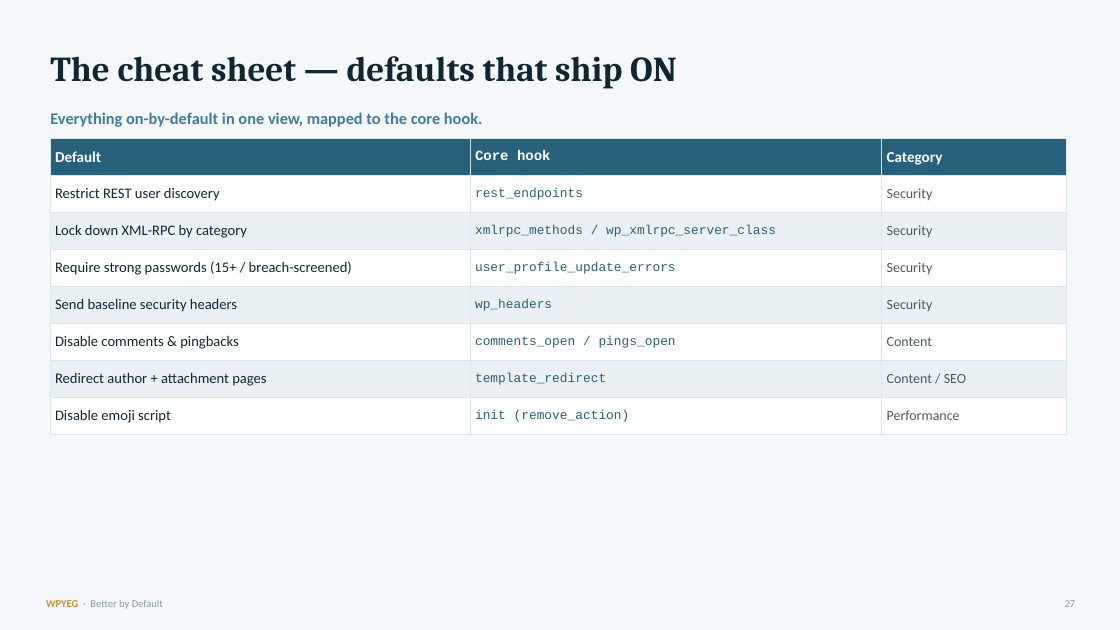
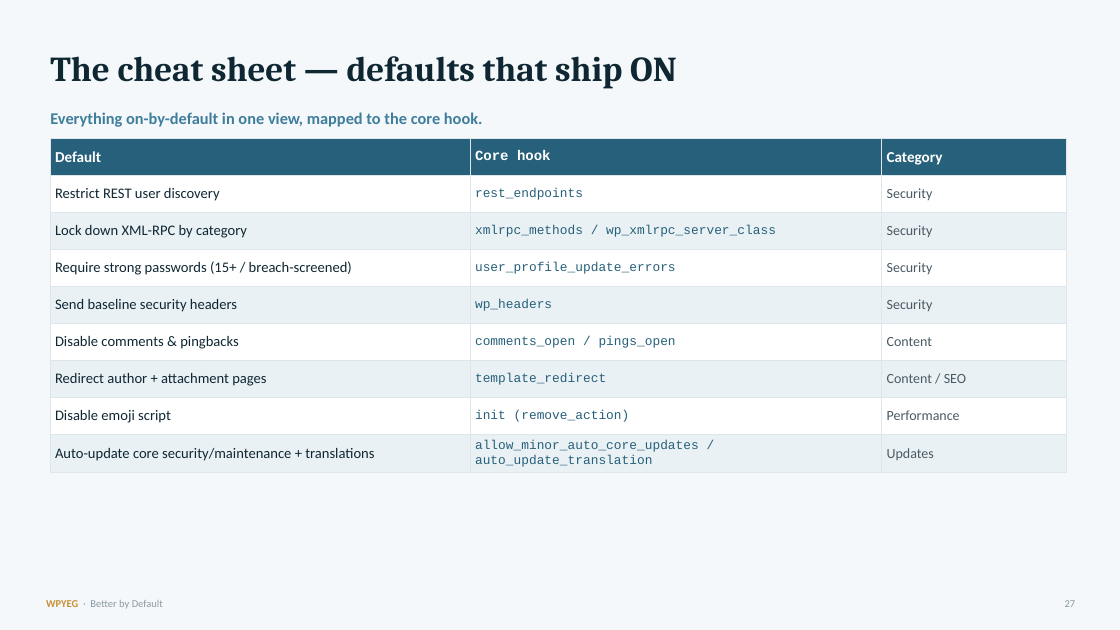
Before and after one commit to WPYEG/Better-by-Default, a slide deck: slide 27 of workshop/Better-by-Default.pptx. Drawn at 1120x630 pixels with LibreOffice and Linux fonts; fonts in the diff are those of the drawing. Boxes give left, top, right and bottom in pixels: in the first picture for what was removed or moved away, otherwise in the second. Text is boxed around its words. In the diff, an @@ line names an element or a change of style, - is before the commit and + after.

```diff
--- a/workshop/Better-by-Default.pptx
+++ b/workshop/Better-by-Default.pptx
@@ table at [50, 139, 1067, 471] @@
+row 9: Auto-update core security/maintenance + translations | allow_minor_auto_core_updates / auto_update_translation | Updates
```
Also in this commit, not shown: 2 other slides changed, 11 other files.
